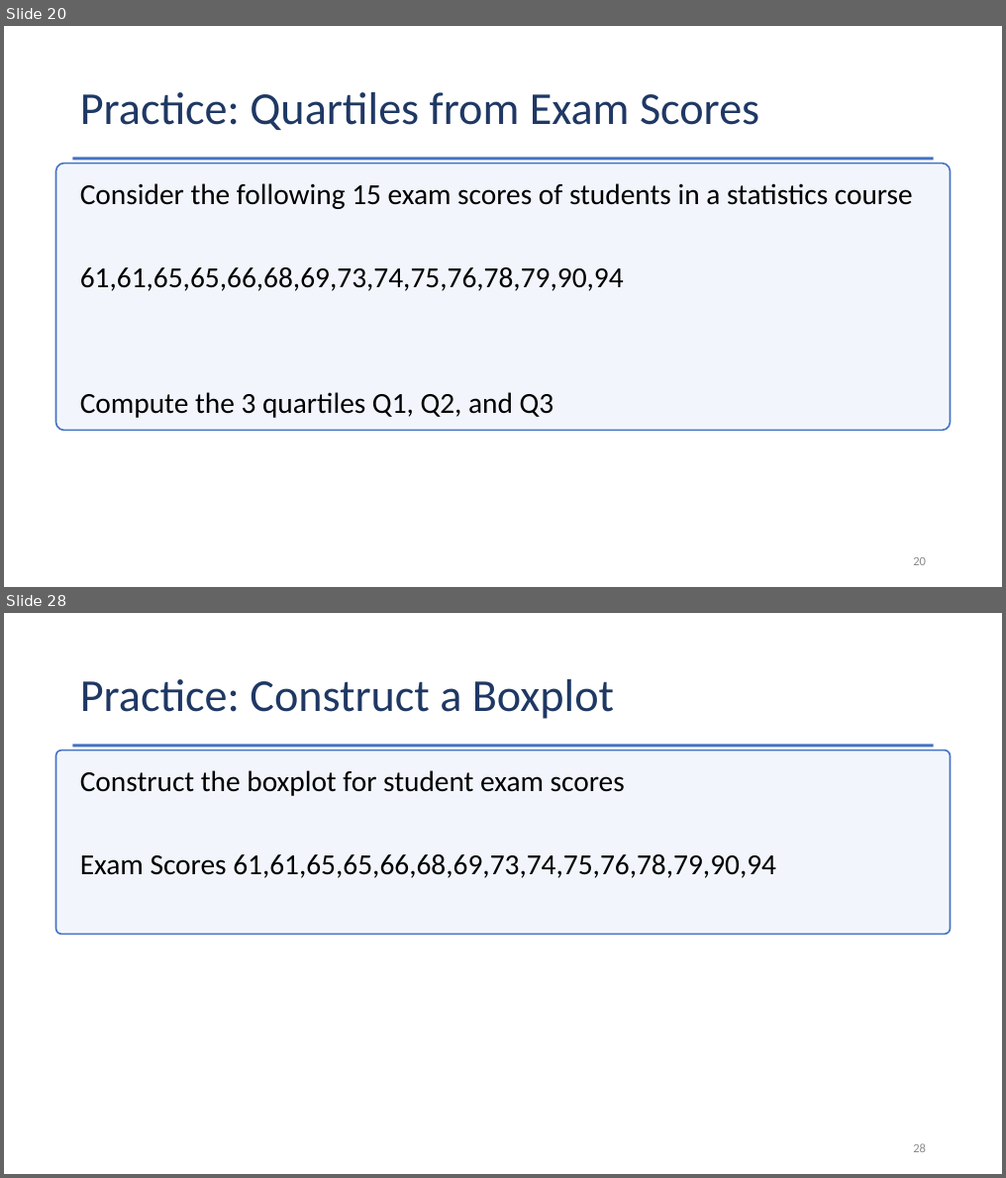
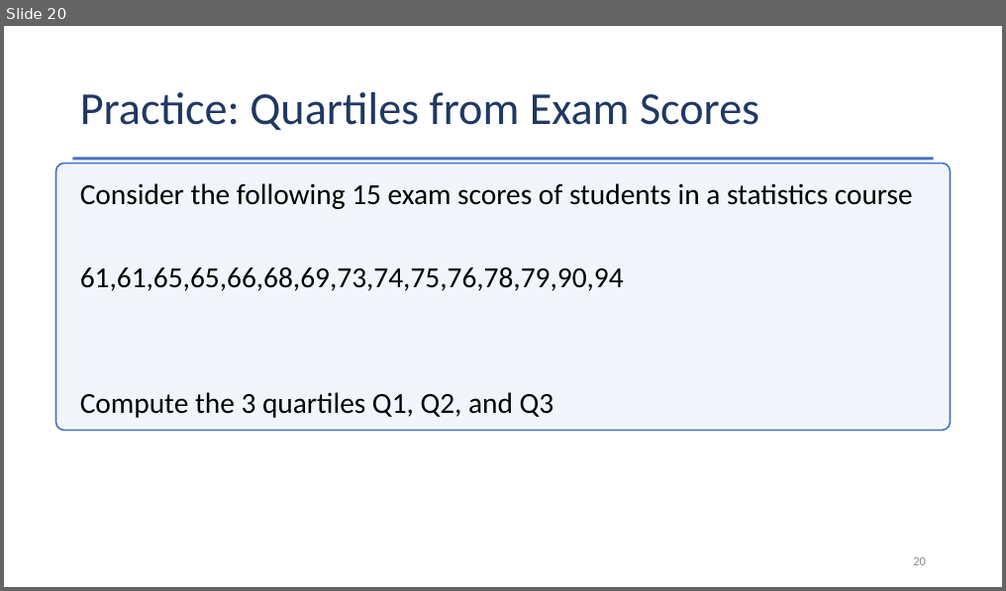
Before and after one commit to Jarred6068/Kvamme_UI_STAT251, a slide deck: docs/lecture_slides/Week 2/Week2_Lecture5_slides_1_19_2024.pptx. Shown one above the other, each under a label of ours: slides 20 and 28 before the commit, slide 20 after it; the slides between them are not shown. The pictures are 1006x1178 and 1006x591 pixels, drawn with LibreOffice and Linux fonts; fonts in the diff are those of the drawing. Boxes give left, top, right and bottom in pixels: in the first picture for what was removed or moved away, otherwise in the second. Text is boxed around its words. In the diff, an @@ line names an element or a change of style, - is before the commit and + after.

```diff
--- a/docs/lecture_slides/Week 2/Week2_Lecture5_slides_1_19_2024.pptx
+++ b/docs/lecture_slides/Week 2/Week2_Lecture5_slides_1_19_2024.pptx
@@ slide 28 removed at <box>4,613,1002,1174</box>, background #FFFFFF @@
@@ title removed at <box>80,679,614,719</box> @@
-Practice: Construct a Boxplot
@@ rounded rectangle removed at <box>55,750,949,934</box> @@
@@ rectangle removed at <box>73,744,934,747</box> @@
@@ text removed at <box>80,770,776,878</box> @@
-Construct the boxplot for student exam scores
-Exam Scores 61,61,65,65,66,68,69,73,74,75,76,78,79,90,94
@@ page number removed at <box>913,1144,926,1153</box> @@
-28
```
Also in this commit, not shown: 14 other slides removed, 58 other files.
